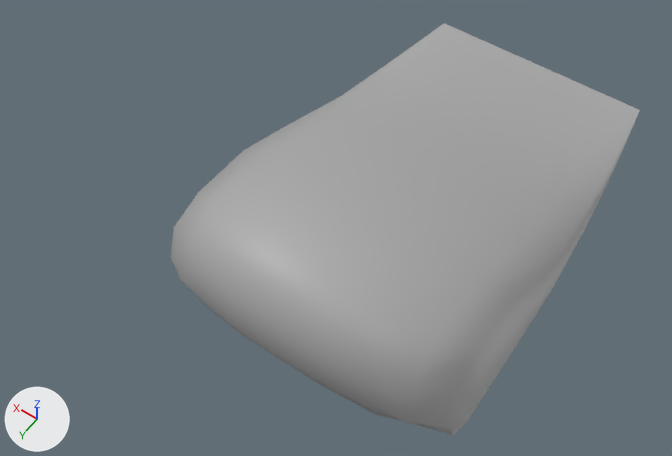
Two versions of the FBX model Assets/Art/VFX Mesh/wave.fbx, one commit apart.
One viewpoint serves both versions: a 50 mm camera at (-0.0359, 0.0679, 0.0908) aimed at (-0.0008, 0.0187, 0.0136). Every picture has the same lights, and +X, +Y and +Z are marked at lower left. The older version comes first. Where no turn or scale is listed for an object, it has been applied to the vertices.

Names of what the first picture shows: 'wave'.
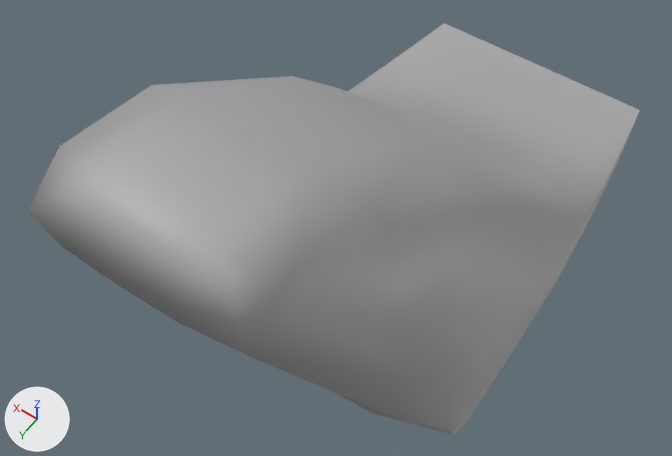
The newer file is also turned or shifted as a whole; pictures and numbers use the older file's frame.

Changed parts and their boxes [x1, y1, x2, y2] in the pictures (672 x 456 px; the box of a moved part takes in the faces that stretch with it):
'wave', reshaped (30% wider): before [170, 23, 640, 435]; after [28, 23, 640, 435]
part 1 of me_mesh, moved or reshaped: before [171, 96, 583, 413]; after [28, 76, 583, 413]

Diff of the bpy script that builds the scene:
```diff
--- a/Assets/Art/VFX Mesh/wave.fbx.py
+++ b/Assets/Art/VFX Mesh/wave.fbx.py
@@ me_mesh @@
-me_mesh.from_pydata(...)  # 97 vertices, 80 faces; spans x -0.0201..0.0201, y -0.0306..0.0306, z -0.0073..0.0073
-me_mesh.vertices[11].co = (0.0115, 0.0029, 0.0011)  # pixel (335, 127)
-me_mesh.vertices[33].co = (-0.0115, 0.0029, 0.0011)  # pixel (501, 213)
-me_mesh.vertices[50].co = (0.015, 0.0264, 0.0007)  # pixel (185, 242)
-me_mesh.vertices[51].co = (0.0185, 0.0201, 0.0008)  # pixel (198, 192)
-me_mesh.vertices[52].co = (0.0151, 0.0216, 0.003)  # pixel (210, 201)
-me_mesh.vertices[54].co = (0.0147, 0.0135, 0.0029)  # pixel (259, 159)
-me_mesh.vertices[55].co = (0.0187, 0.0028, -0.0026)  # pixel (289, 123)
-me_mesh.vertices[56].co = (0.015, 0.0028, -0.0005)  # pixel (312, 124)
-me_mesh.vertices[67].co = (-0.0187, 0.0028, -0.0026)  # pixel (552, 262)
-me_mesh.vertices[68].co = (-0.015, 0.0028, -0.0004)  # pixel (526, 235)
-me_mesh.vertices[70].co = (-0.0147, 0.0135, 0.0029)  # pixel (480, 280)
-me_mesh.vertices[71].co = (-0.0185, 0.0201, 0.0009)  # pixel (477, 354)
-me_mesh.vertices[72].co = (-0.0151, 0.0216, 0.003)  # pixel (442, 337)
-me_mesh.vertices[74].co = (-0.015, 0.0264, 0.0007)  # pixel (414, 382)
+me_mesh.from_pydata(...)  # 97 vertices, 80 faces; spans x -0.0201..0.0201, y -0.0306..0.0456, z -0.0073..0.0319
+# me_mesh part 1
+for i in [6, 9, 12, 17, 18, 23, 34, 37, 41, 81, 82, 83, 92, 93, 94]: me_mesh.vertices[i].co += Vector((0.0, 0.0159, 0.0247))
+for i in [16, 84, 91]: me_mesh.vertices[i].co += Vector((0.0, 0.0083, 0.0153))
+me_mesh.vertices[11].co = (0.0115, 0.0106, 0.0153)  # pixel (292, 76)
+me_mesh.vertices[33].co = (-0.0115, 0.0106, 0.0153)  # pixel (482, 171)
+me_mesh.vertices[50].co = (0.015, 0.0286, 0.0041)
+me_mesh.vertices[51].co = (0.0185, 0.0206, 0.0016)
+me_mesh.vertices[52].co = (0.0151, 0.0282, 0.0146)
+me_mesh.vertices[54].co = (0.0147, 0.0192, 0.0169)
+me_mesh.vertices[55].co = (0.0187, 0.0041, -0.0002)
+me_mesh.vertices[56].co = (0.015, 0.0086, 0.0104)
+me_mesh.vertices[67].co = (-0.0187, 0.004, -0.0004)  # pixel (551, 258)
+me_mesh.vertices[68].co = (-0.015, 0.0086, 0.0104)  # pixel (516, 207)
+me_mesh.vertices[70].co = (-0.0147, 0.0192, 0.0169)  # pixel (467, 234)
+me_mesh.vertices[71].co = (-0.0185, 0.0207, 0.0019)  # pixel (475, 353)
+me_mesh.vertices[72].co = (-0.0151, 0.0282, 0.0146)  # pixel (414, 320)
+me_mesh.vertices[74].co = (-0.015, 0.0286, 0.0041)  # pixel (404, 382)
 me_mesh.materials.append(mat_standardsurface1)
```
